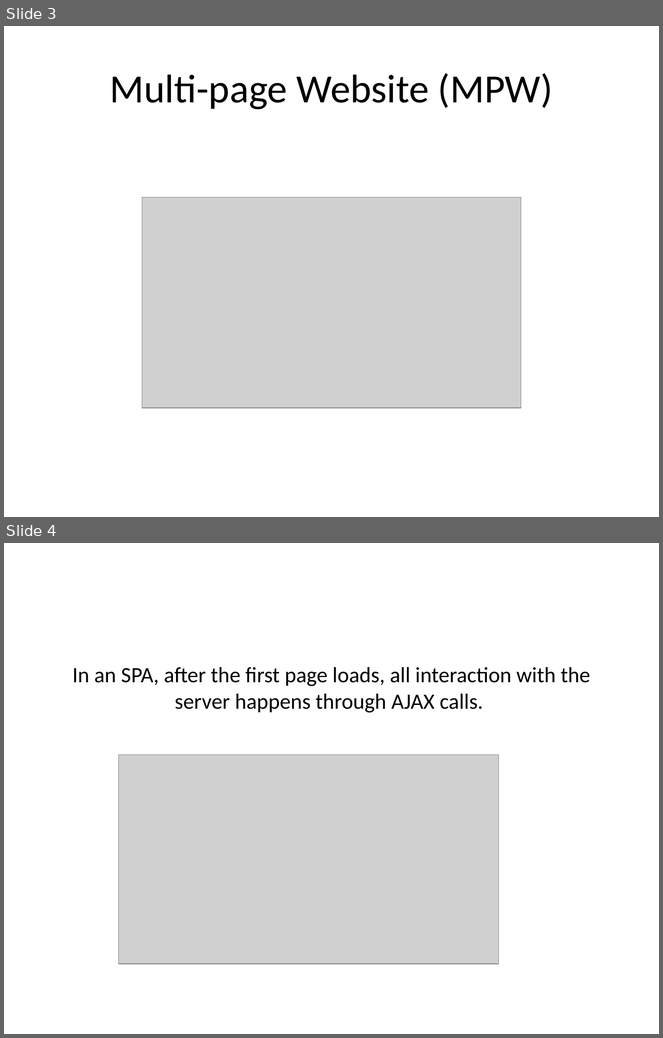
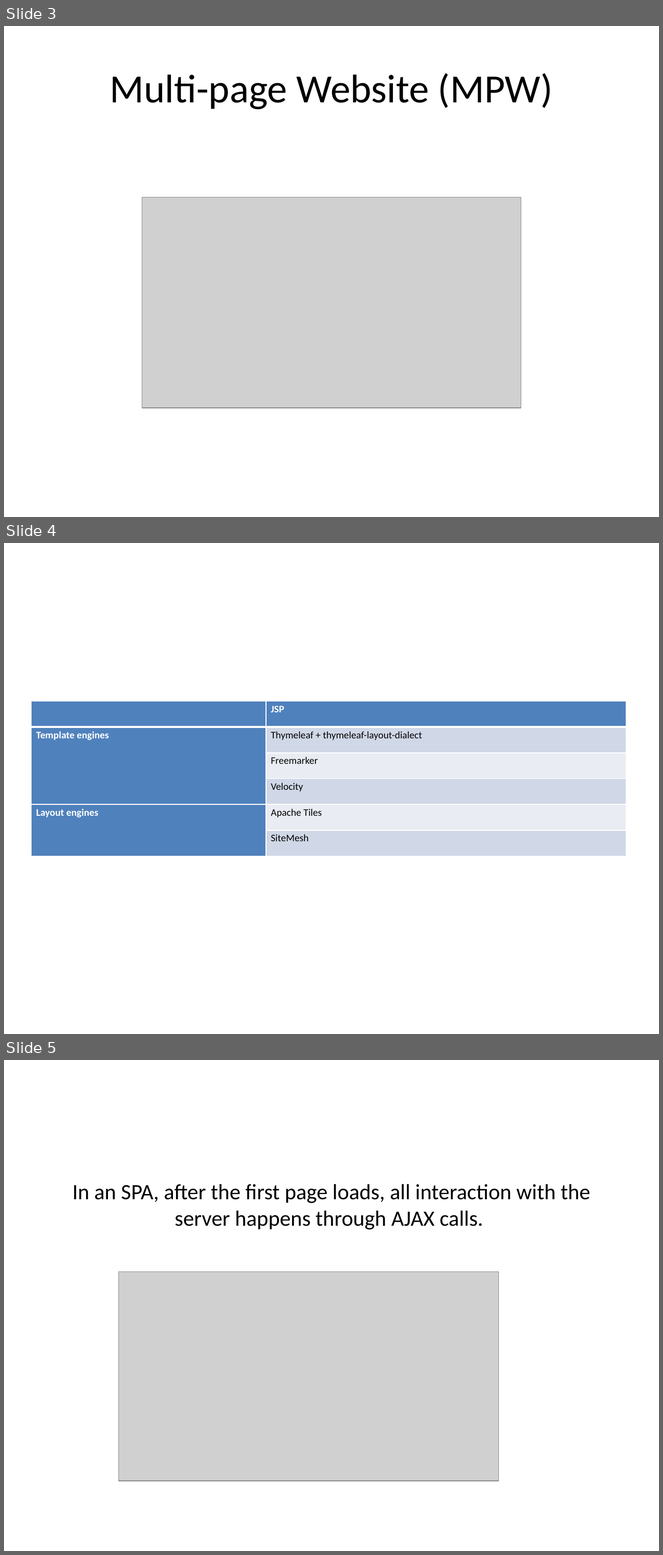
Before and after one commit to JavaPantry/MockStoreApp, a slide deck: MockExtJs6_bsd/Documents/Single Page Application (SPA) paradigm.pptx. Shown one above the other, each under a label of ours: slides 3 and 4 before the commit, slides 3, 4 and 5 after it. The pictures are 663x1038 and 663x1555 pixels, drawn with LibreOffice and Linux fonts; fonts in the diff are those of the drawing; grey boxes stand for pictures. Boxes give left, top, right and bottom in pixels: in the first picture for what was removed or moved away, otherwise in the second. Text is boxed around its words. In the diff, an @@ line names an element or a change of style, - is before the commit and + after.

```diff
--- a/MockExtJs6_bsd/Documents/Single Page Application (SPA) paradigm.pptx
+++ b/MockExtJs6_bsd/Documents/Single Page Application (SPA) paradigm.pptx
@@ slide 4 added at box(4, 543, 659, 1034), background #FFFFFF @@
@@ table added at box(32, 702, 626, 857), 6 rows, 2 columns @@
+ | JSP
+Template engines | Thymeleaf + thymeleaf-layout-dialect
+ | Freemarker
+ | Velocity
+Layout engines | Apache Tiles
+ | SiteMesh
@@ what was slide 4 is now slide 5 @@
```
Also in this commit, not shown: 1 slide changed, 2 other slides added, 1 other file.
